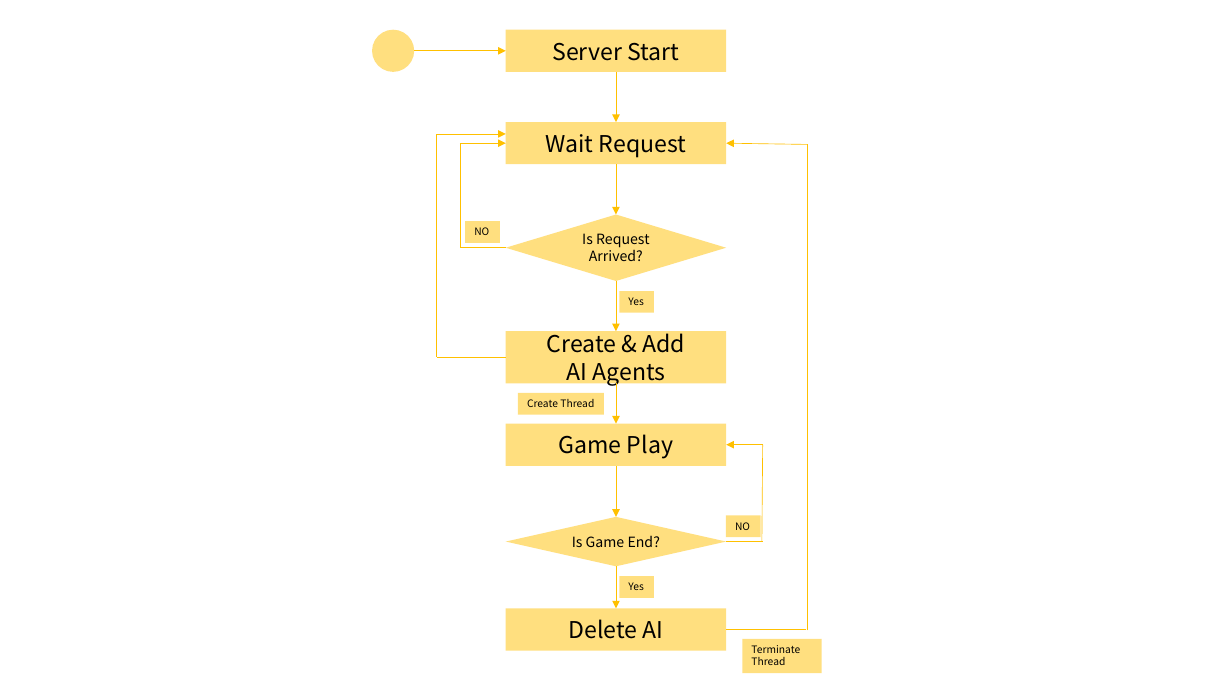
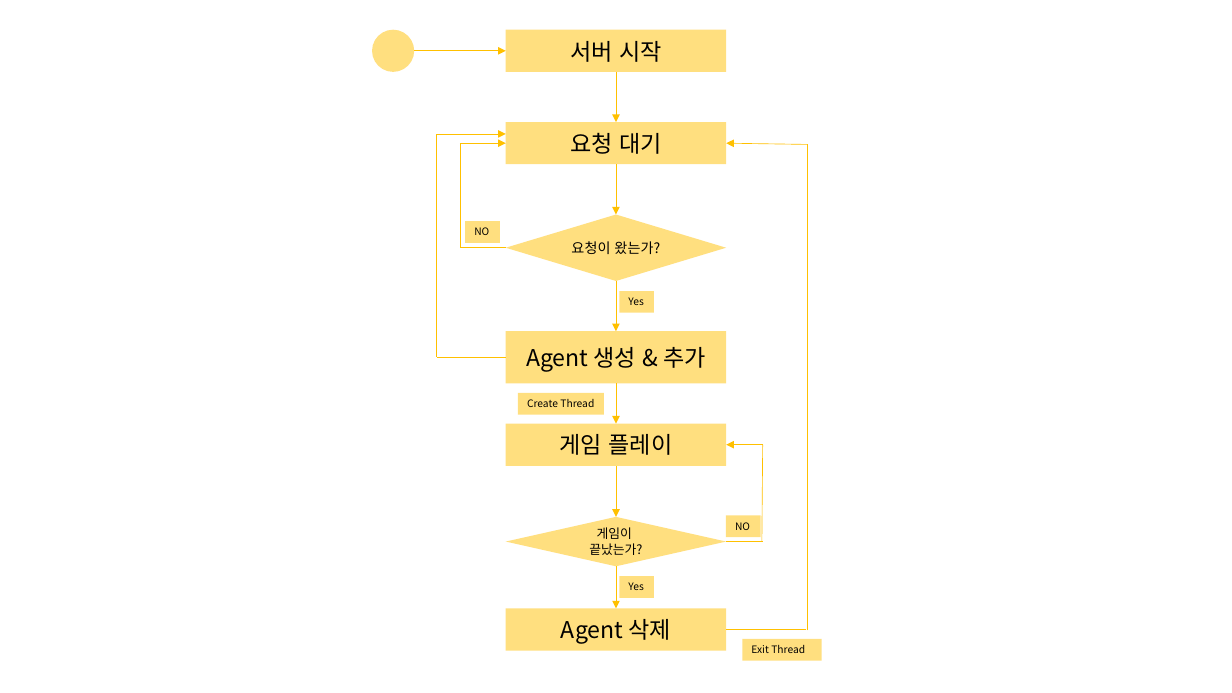
Before and after one commit to Lyricia/2017-Network-Game-Programming, a slide deck: slide 4 of Docs/Network High Level Design.pptx. Drawn at 1232x693 pixels with LibreOffice and Linux fonts; fonts in the diff are those of the drawing. Boxes give left, top, right and bottom in pixels: in the first picture for what was removed or moved away, otherwise in the second. Text is boxed around its words. In the diff, an @@ line names an element or a change of style, - is before the commit and + after.

```diff
--- a/Docs/Network High Level Design.pptx
+++ b/Docs/Network High Level Design.pptx
@@ text in rectangle at (570, 41, 662, 62): text changed @@
-Server Start
+서버 시작
@@ text in rectangle at (570, 132, 662, 154): text changed @@
-Wait Request
+요청 대기
@@ text in diamond at (571, 241, 660, 254): text changed @@
-Is Request Arrived?
+요청이 왔는가?
@@ text in rectangle at (526, 347, 706, 372): text changed @@
-Create & Add
-AI Agents
+Agent 생성 & 추가
@@ text in rectangle at (560, 434, 673, 455): text changed @@
-Game Play
+게임 플레이
@@ text in diamond at (589, 527, 642, 555): text changed; size 11 to 10 pt @@
-Is Game End?
+게임이
+끝났는가?
@@ text in rectangle at (561, 619, 671, 644): text changed @@
-Delete AI
+Agent 삭제
@@ rectangle "Exit Thread": place and size @@
-rectangle "Exit Thread" at (742, 639, 822, 673)
+rectangle "Exit Thread" at (742, 639, 822, 661)
@@ text in rectangle at (751, 645, 805, 653): text changed @@
-Terminate Thread
+Exit Thread
```
Also in this commit, not shown: 3 other slides changed, 1 slide added, 1 slide removed.
